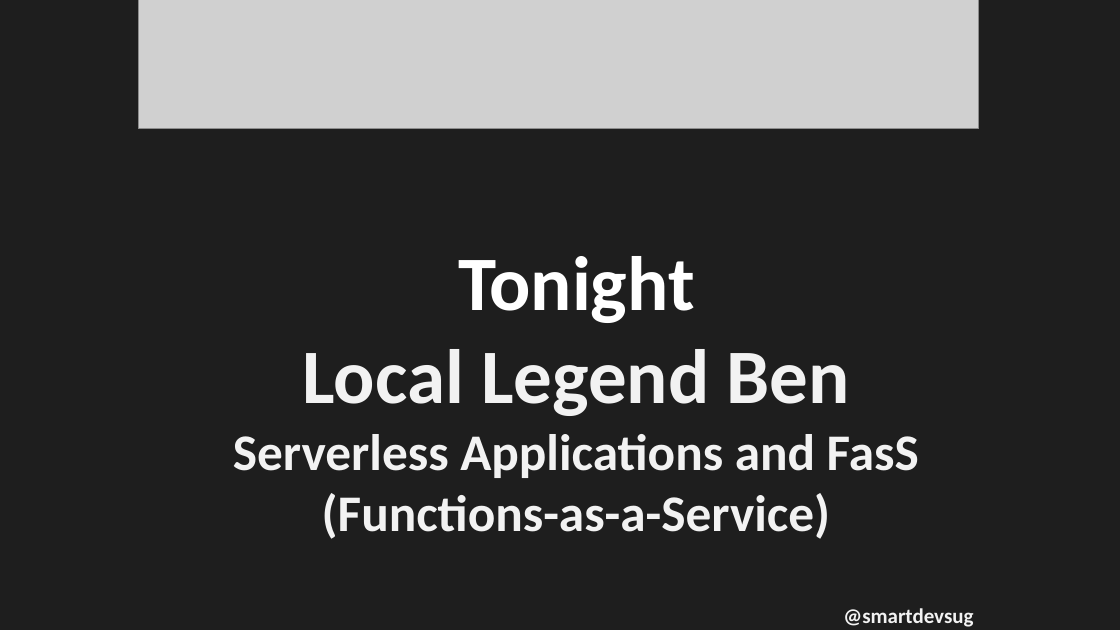
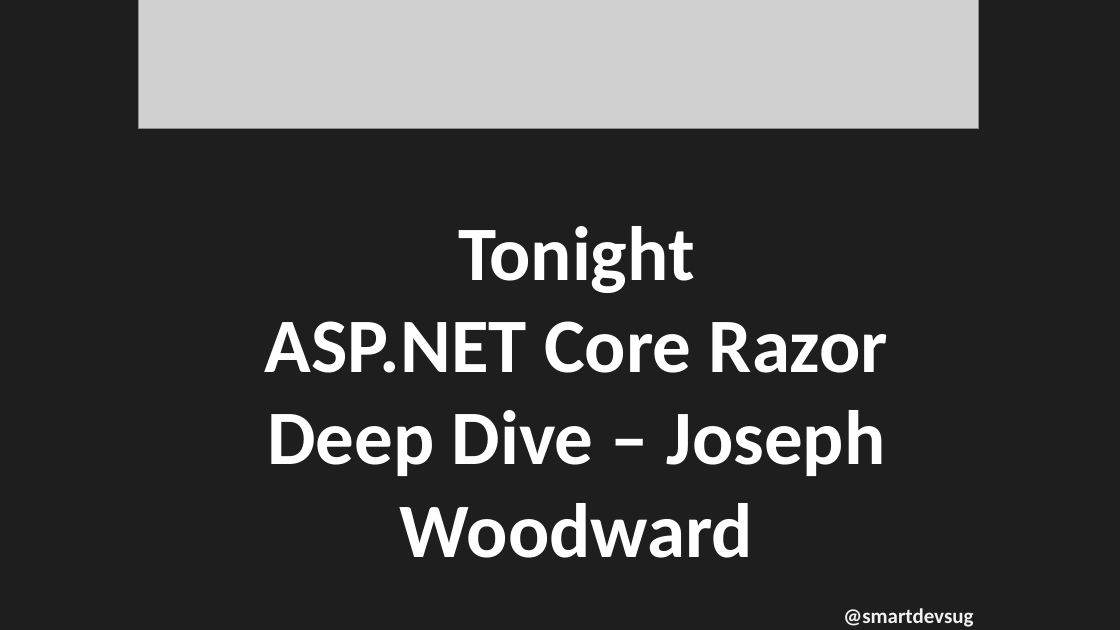
Before and after one commit to rippo/smartdevs, a slide deck: slide 7 of WelcomePresentation-SmartDevs.pptx. Drawn at 1120x630 pixels with LibreOffice and Linux fonts; fonts in the diff are those of the drawing; grey boxes stand for pictures. Boxes give left, top, right and bottom in pixels: in the first picture for what was removed or moved away, otherwise in the second. Text is boxed around its words. In the diff, an @@ line names an element or a change of style, - is before the commit and + after.

```diff
--- a/WelcomePresentation-SmartDevs.pptx
+++ b/WelcomePresentation-SmartDevs.pptx
@@ text at bbox=[264, 226, 888, 558]: text changed; size 44 to 66 pt; text colour #F2F2F2 to #FFFFFF @@
-Tonight
-Local Legend Ben
-Serverless Applications and FasS (Functions-as-a-Service)
+Tonight
+ASP.NET Core Razor Deep Dive – Joseph Woodward
```
Also in this commit, not shown: 1 other slide changed, 1 other file.
